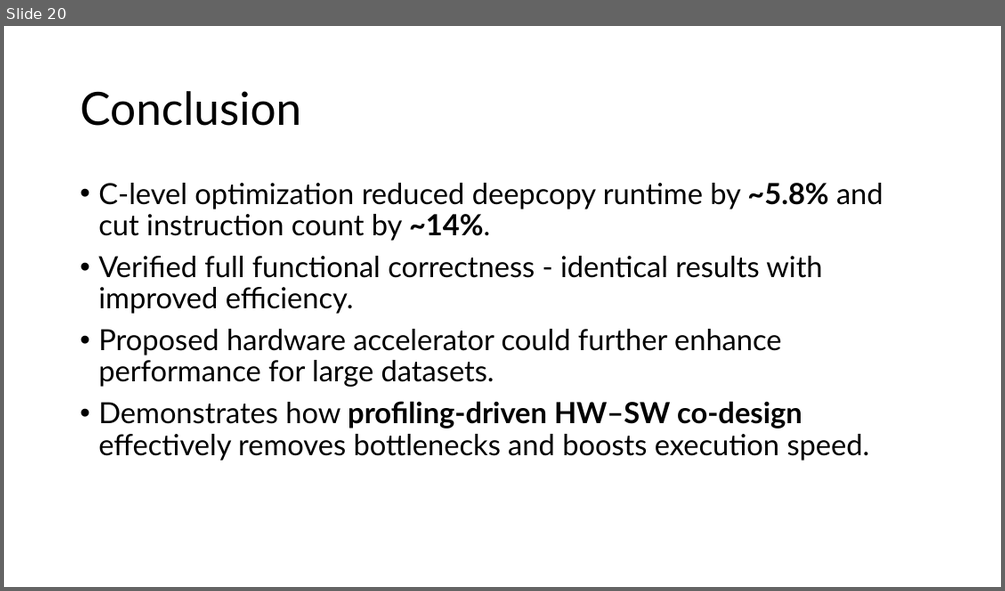
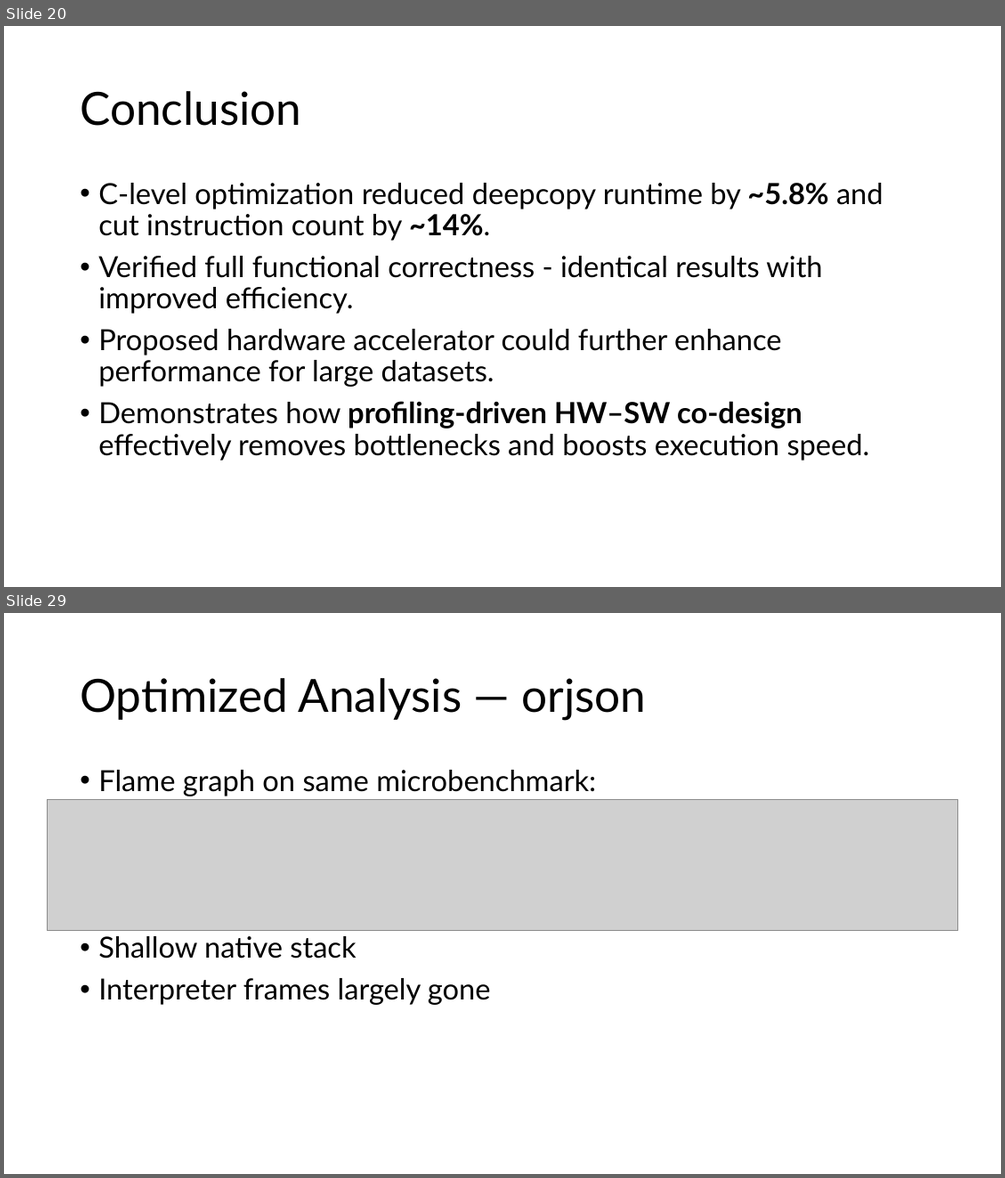
Before and after one commit to Dorknafo7/HW-SW-Co-Design-Project, a slide deck: project_presentation.pptx. Shown one above the other, each under a label of ours: slide 20 before the commit, slides 20 and 29 after it; the slides between them are not shown. The pictures are 1005x591 and 1005x1178 pixels, drawn with LibreOffice and Linux fonts; fonts in the diff are those of the drawing; grey boxes stand for pictures. Boxes give left, top, right and bottom in pixels: in the first picture for what was removed or moved away, otherwise in the second. Text is boxed around its words. In the diff, an @@ line names an element or a change of style, - is before the commit and + after.

```diff
--- a/project_presentation.pptx
+++ b/project_presentation.pptx
@@ slide 29 added at [4,613,1001,1174], background #FFFFFF @@
@@ title added at [80,678,646,720], 44 pt, text #000000 @@
+Optimized Analysis — orjson
@@ text added at [98,770,596,1005], 28 pt, text #000000 @@
+• Flame graph on same microbenchmark:
+• Shallow native stack
+• Interpreter frames largely gone
@@ picture added at [48,800,957,930] @@
```
Also in this commit, not shown: 17 other slides added.
